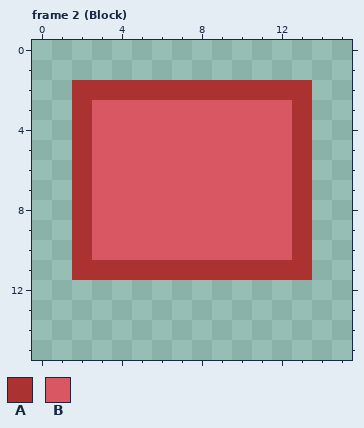
Pixel-art file: gfx/spritesheet.aseprite. This is how it looked before the edit.
16x16 pixels, 3 frames. Shown: frame 2 (Block).
Palette (. is transparent): A #ac3232  B #d95763
Pixels before, frame 2 (Block), first column x 2:
 2 AAAAAAAAAAAA
 3 ABBBBBBBBBBA
 4 ABBBBBBBBBBA
 5 ABBBBBBBBBBA
 6 ABBBBBBBBBBA
 7 ABBBBBBBBBBA
 8 ABBBBBBBBBBA
 9 ABBBBBBBBBBA
10 ABBBBBBBBBBA
11 AAAAAAAAAAAA
After the commit:
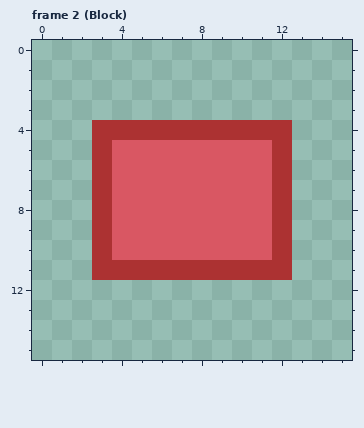
The exact change:
Changed rows in their new state; - is an unchanged pixel.
Frame 2 (Block):
first column x 2:
 2 ............
 3 ............
 4 .AAAAAAAAAA.
 5 .A--------A.
 6 .A--------A.
 7 .A--------A.
 8 .A--------A.
 9 .A--------A.
10 .A--------A.
11 .----------.
Changed places in both pictures, as pixel boxes (x1, y1, x2, y2):
changed: (72, 80, 312, 280)
